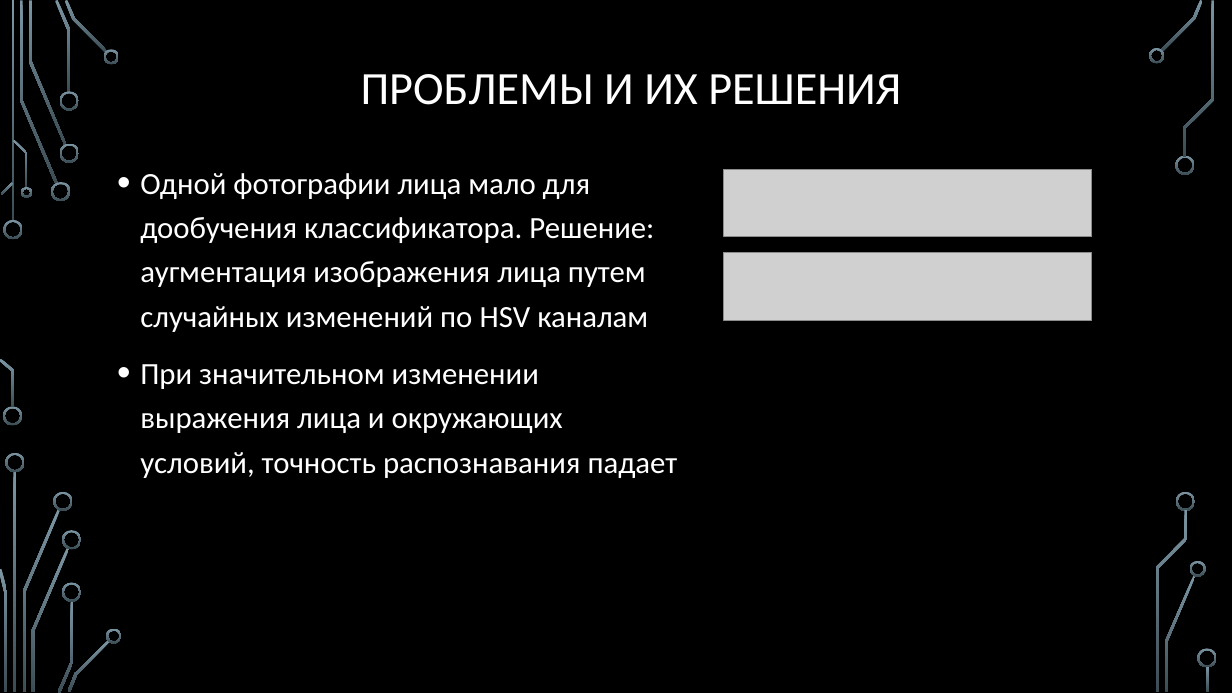
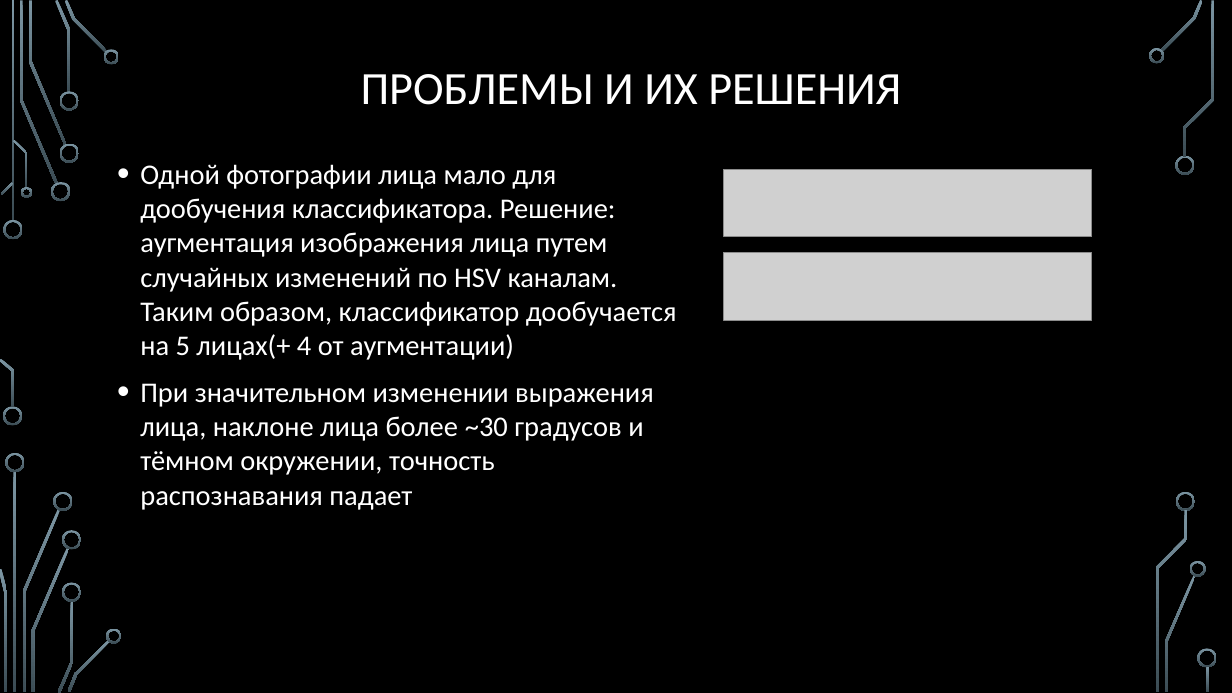
Before and after one commit to den250400/FaceRecognizer, a slide deck: slide 8 of presentation.pptx. Drawn at 1232x693 pixels with LibreOffice and Linux fonts; fonts in the diff are those of the drawing; grey boxes stand for pictures; background and template pictures are left out. Boxes give left, top, right and bottom in pixels: in the first picture for what was removed or moved away, otherwise in the second. Text is boxed around its words. In the diff, an @@ line names an element or a change of style, - is before the commit and + after.

Commit message:
Updated presentation

```diff
--- a/presentation.pptx
+++ b/presentation.pptx
@@ text at [140,164,677,510]: text changed; size 24 to 22.2 pt @@
-• Одной фотографии лица мало для дообучения классификатора. Решение: аугментация изображения лица путем случайных изменений по HSV каналам
-• При значительном изменении выражения лица и окружающих условий, точность распознавания падает
+• Одной фотографии лица мало для дообучения классификатора. Решение: аугментация изображения лица путем случайных изменений по HSV каналам. Таким образом, классификатор дообучается на 5 лицах(+ 4 от аугментации)
+• При значительном изменении выражения лица, наклоне лица более ~30 градусов и тёмном окружении, точность распознавания падает
```
Also in this commit, not shown: 2 other slides changed.
